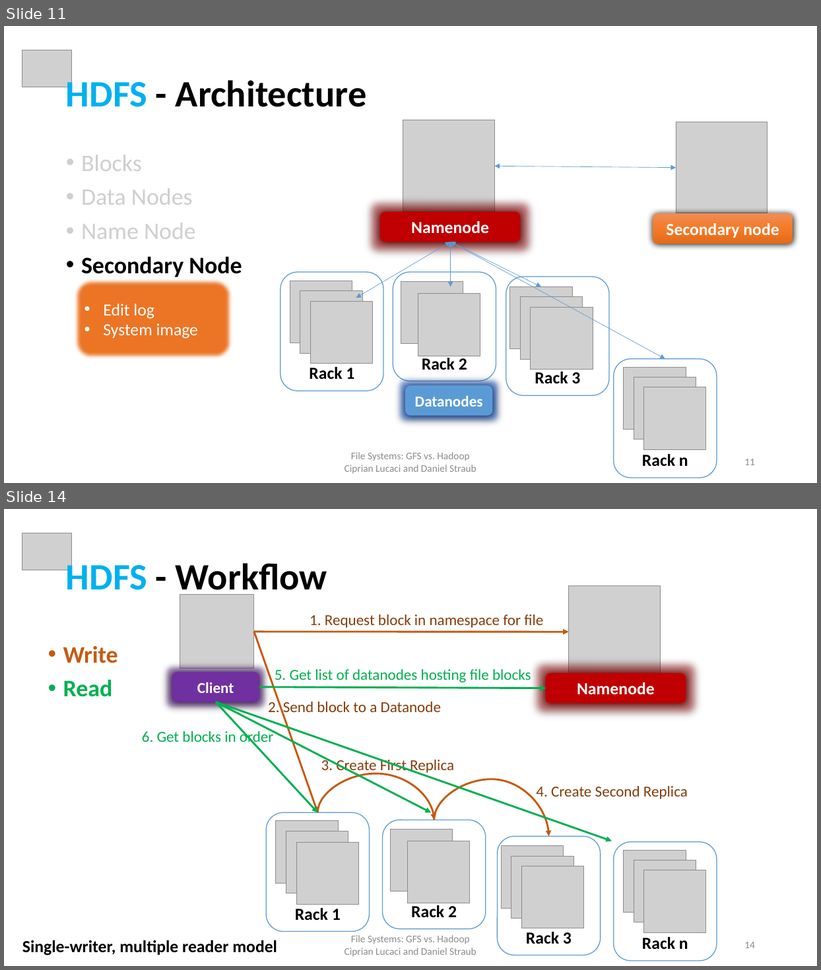
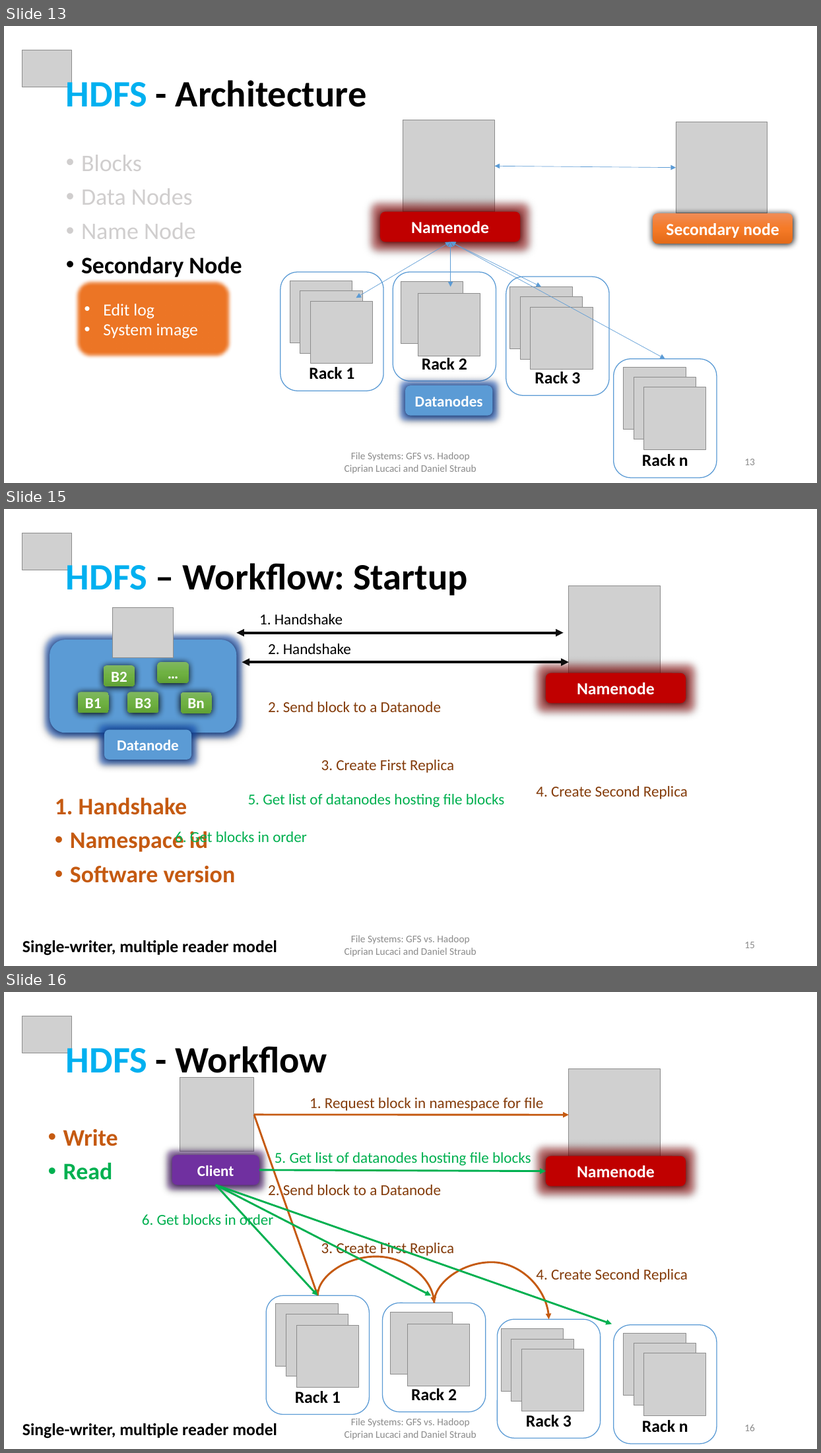
Before and after one commit to cipri7329/ss15-seminar, a slide deck: Presentation/DistributedFileSystems_Cipri.pptx. Shown one above the other, each under a label of ours: slides 11 and 14 before the commit, slides 13, 15 and 16 after it; the slides between them are not shown. The pictures are 821x970 and 821x1453 pixels, drawn with LibreOffice and Linux fonts; fonts in the diff are those of the drawing; grey boxes stand for pictures; background and template pictures are left out. Boxes give left, top, right and bottom in pixels: in the first picture for what was removed or moved away, otherwise in the second. Text is boxed around its words. In the diff, an @@ line names an element or a change of style, - is before the commit and + after.

```diff
--- a/Presentation/DistributedFileSystems_Cipri.pptx
+++ b/Presentation/DistributedFileSystems_Cipri.pptx
@@ slide 15 added at (4,509,817,966), background #FFFFFF @@
@@ picture added at (22,533,71,570) @@
@@ title added at (66,558,468,595), 44 pt, text #000000, bold @@
+HDFS – Workflow: Startup
@@ picture added at (569,586,660,678) @@
@@ group added at (50,607,236,733): 6 rounded rectangles, 1 picture @@
+B1
+B2
+B3
+…
+Bn
@@ text added at (259,614,343,625), 18 pt, text #000000 @@
+1. Handshake
@@ double arrow added from (236, 633) to (564, 633), #0D0D0D 3 pt @@
@@ text added at (268,644,351,654), 18 pt, text #000000 @@
+2. Handshake
@@ double arrow added from (242, 662) to (569, 662), #0D0D0D 3 pt @@
@@ rounded rectangle added at (546,673,686,703), fill #C00000, 20 pt, text #FFFFFF, bold @@
+Namenode
@@ text added at (268,702,441,712), 18 pt, text #843C0B @@
+2. Send block to a Datanode
@@ rounded rectangle added at (104,730,191,760), fill #5B9BD5, 18 pt, text #FFFFFF, bold @@
+Datanode
@@ text added at (321,760,454,773), 18 pt, text #843C0B @@
+3. Create First Replica
@@ text added at (55,797,236,883), 28 pt, text #C55A11, bold @@
+1. Handshake
+• Namespace id
+• Software version
@@ text added at (248,794,505,807), 18 pt, text #00B050 @@
+5. Get list of datanodes hosting file blocks
@@ text added at (536,786,688,799), 18 pt, text #843C0B @@
+4. Create Second Replica
@@ text added at (190,832,307,847), 18 pt, text #00B050 @@
+6. Get blocks in order
@@ text added at (22,941,277,956), 20 pt, text #000000, bold @@
+  Single-writer, multiple reader model
@@ text added at (345,935,477,956), 12 pt, text #8C8C8C @@
+File Systems: GFS vs. Hadoop
+Ciprian Lucaci and Daniel Straub
@@ page number added at (745,942,755,949), 12 pt, text #8C8C8C @@
+15
@@ what was slide 11 is now slide 13 @@
@@ page number at (745,459,755,466): text changed @@
-11
+13
@@ what was slide 14 is now slide 16 @@
@@ page number at (745,1424,755,1432): text changed @@
-14
+16
```
Also in this commit, not shown: 1 slide changed, 1 other slide added, 6 other files.
